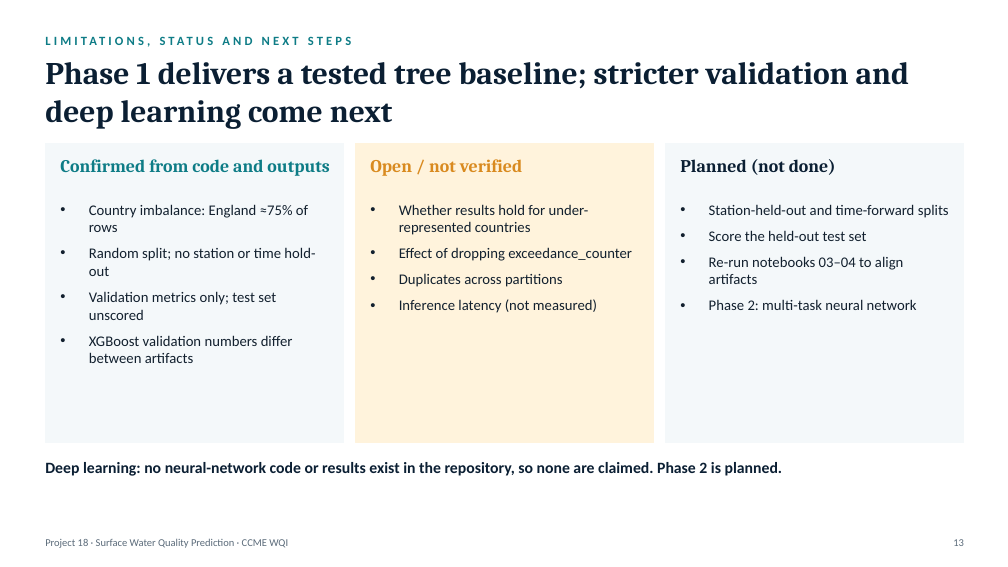
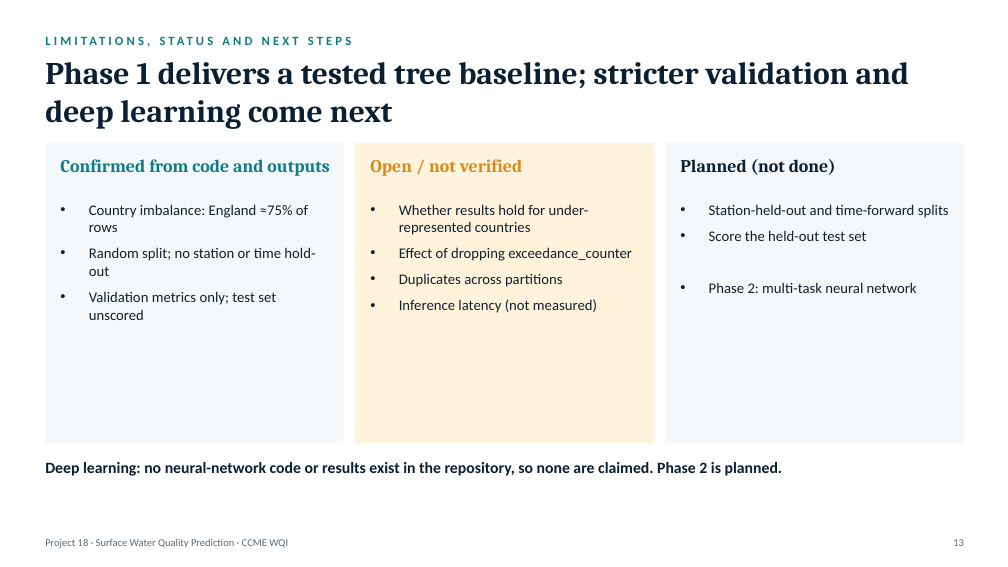
Before and after one commit to Amansoni045/Semester_5_AML_DL, a slide deck: slide 13 of final/Project_Presentation_Final.pptx. Drawn at 1008x567 pixels with LibreOffice and Linux fonts; fonts in the diff are those of the drawing. Boxes give left, top, right and bottom in pixels: in the first picture for what was removed or moved away, otherwise in the second. Text is boxed around its words. In the diff, an @@ line names an element or a change of style, - is before the commit and + after.

Commit message:
unify XGBoost benchmarks to single verified model across notebooks, figures, presentation, and report

```diff
--- a/final/Project_Presentation_Final.pptx
+++ b/final/Project_Presentation_Final.pptx
@@ text at box(709, 256, 903, 284): paragraph removed @@
-• Re-run notebooks 03–04 to align artifacts
@@ text at box(89, 335, 293, 363): paragraph removed @@
-• XGBoost validation numbers differ between artifacts
```
Also in this commit, not shown: 2 other slides changed, 10 other files.
